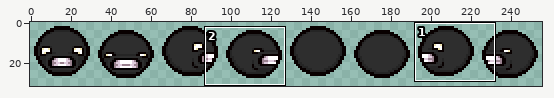
Two versions of one sprite sheet, resources/gfx/characters/costumes/sheet_costume_lawful_black.png. The picture above shows the old version from afar; the outline marks the close-up.
Close-up. Before:
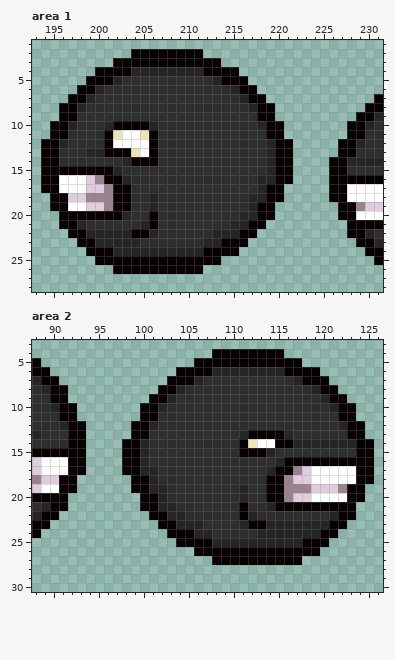
The file is 256x32 pixels. Shown: area 1: x 193..231, y 1..28; area 2: x 88..126, y 3..30.
Now the later version:
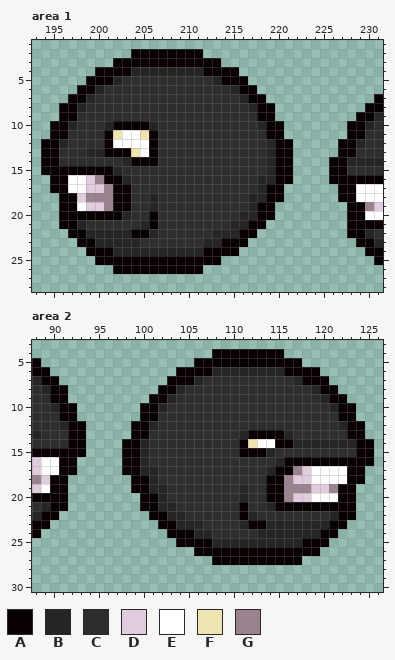
Palette (. is transparent): A #080000  B #252525  C #2e2e2e  D #dfccdd  E #ffffff  F #efe4b0  G #9a828f
Diff:
{"where": "area 1"}
{"y":16,"x":194,"old":"A","new":"."}
{"y":16,"x":196,"old":"E","new":"A"}
{"y":17,"x":194,"old":"A","new":"."}
{"y":17,"x":196,"old":"E","new":"A"}
{"y":17,"x":226,"old":"A","new":"."}
{"y":17,"x":228,"old":"E","new":"A"}
{"y":18,"x":195,"old":"A","new":"."}
{"y":18,"x":197,"old":"D","new":"A"}
{"y":18,"x":226,"old":"A","new":"."}
{"y":18,"x":228,"old":"E","new":"A"}
{"y":19,"x":195,"old":"A","new":"."}
{"y":19,"x":197,"old":"E","new":"A"}
{"y":19,"x":227,"old":"A","new":"."}
{"y":19,"x":229,"old":"GD","new":"AG"}
{"y":20,"x":227,"old":"A","new":"."}
{"y":20,"x":229,"old":"E","new":"A"}
{"where": "area 2"}
{"y":16,"x":91,"old":"E","new":"A"}
{"y":16,"x":93,"old":"A","new":"."}
{"y":17,"x":91,"old":"E","new":"A"}
{"y":17,"x":93,"old":"A","new":"."}
{"y":17,"x":123,"old":"E","new":"A"}
{"y":17,"x":125,"old":"A","new":"."}
{"y":18,"x":90,"old":"D","new":"A"}
{"y":18,"x":92,"old":"A","new":"."}
{"y":18,"x":123,"old":"E","new":"A"}
{"y":18,"x":125,"old":"A","new":"."}
{"y":19,"x":90,"old":"E","new":"A"}
{"y":19,"x":92,"old":"A","new":"."}
{"y":19,"x":121,"old":"DG","new":"GA"}
{"y":19,"x":124,"old":"A","new":"."}
{"y":20,"x":122,"old":"E","new":"A"}
{"y":20,"x":124,"old":"A","new":"."}
{"label":"changed","picture_box":[41,175,77,211]}
{"label":"changed","picture_box":[329,184,374,220]}
{"label":"changed","picture_box":[50,457,86,493]}
{"label":"changed","picture_box":[329,466,374,502]}
